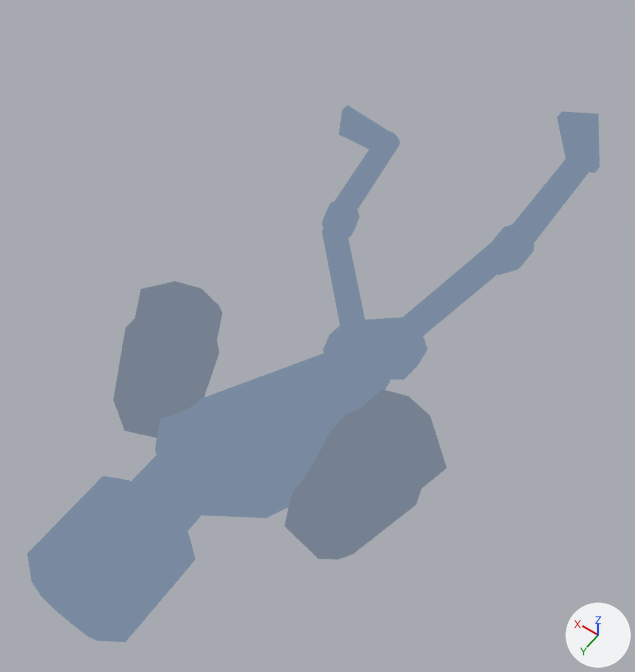
A saved change to the Blender file .sprite_gen/sprite_gen/units/player/player.blend.
Both versions are drawn from a 50 mm lens placed at (-3.04, 8.42, 8.04), pointed at (0.14, 3.95, 1.02). Lighting does not change. The marker at lower right points along +X, +Y and +Z. The first picture is the older version.

Script lines for the objects in view, before the commit:
```python
ob_left_shoulder = bpy.data.objects.new('left shoulder', me_cube_012)
ob_left_shoulder.location = (1.32, 4.94, 0.8)
ob_left_shoulder.rotation_euler = (-1.85, -1.021, 2.261)  # degrees (-106, -58, 130)
ob_right_knee = bpy.data.objects.new('right knee', me_cube)
ob_right_knee.location = (-0.84, 1.65, 0.93)
ob_right_knee.rotation_euler = (-0.435, -0.314, 0.0)  # degrees (-25, -18, 0)
ob_right_shoulder = bpy.data.objects.new('right shoulder', me_cube_012)
ob_right_shoulder.location = (-1.11, 4.96, 0.94)
ob_right_shoulder.rotation_euler = (2.318, -3.874, 8.418)  # degrees (133, -222, 122)
ob_right_shoulder.scale = (-1.0, 1.0, 1.0)
ob_torso = bpy.data.objects.new('torso', me_cube_001)
ob_torso.location = (0.06, 4.88, 0.56)
ob_torso.rotation_euler = (0.719, -0.843, -0.579)  # degrees (41, -48, -33)
# also in view: 'right shin' at (-0.85, 0.73, 0.94); 'right foot' at (-0.75, -0.14, 1.19); 'hips' at (0.05, 2.95, -0.21); 'left foot' at (2.2, -0.05, 0.04); 'left shin' at (1.7, 0.65, -0.04)
```
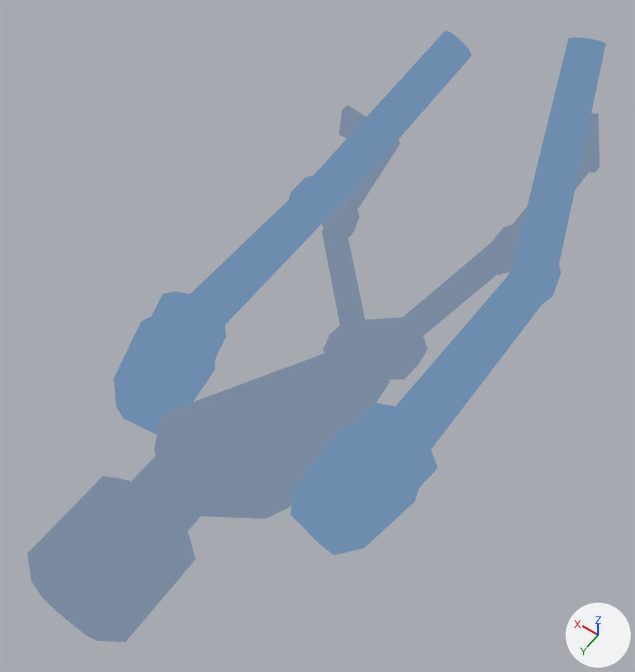
Diff of the bpy script that builds the scene:
```diff
--- a/.sprite_gen/sprite_gen/units/player/player.blend.py
+++ b/.sprite_gen/sprite_gen/units/player/player.blend.py
@@ mat_base_001 @@
 n1 = _N.new('ShaderNodeHueSaturation'); n1.name = 'Hue/Saturation/Value'
 n1.inputs[0].default_value = 0.55  # 'Hue'
-n1.inputs[1].default_value = 0.4  # 'Saturation'
-n1.inputs[2].default_value = 0.4  # 'Value'
+n1.inputs[1].default_value = 0.7  # 'Saturation'
+n1.inputs[2].default_value = 0.6  # 'Value'
 n2 = _N.new('ShaderNodeValToRGB'); n2.name = 'Color Ramp'
@@ me_cube_012 @@
 # used by ob_left_shoulder; location = (1.32, 4.94, 0.8); rotation_euler = (-1.85, -1.021, 2.261), in degrees (-106, -58, 130)
-me_cube_012.from_pydata(...)  # 40 vertices, 42 faces; spans x -0.57..0.56, y -0.77..0.8, z -0.45..0.46
+me_cube_012.from_pydata(...)  # 40 vertices, 42 faces; spans x -0.51..0.49, y -0.68..0.71, z -0.4..0.4
+# me_cube_012 part 1: the whole mesh is scaled about its middle by 0.881
 me_cube_012.materials.append(mat_base_001)
@@ ob_torso @@
 ob_torso = bpy.data.objects.new('torso', me_cube_001)
-ob_torso.location = (0.06, 4.88, 0.56)
+ob_torso.location = (0.06, 4.89, 0.56)
 ob_torso.rotation_euler = (0.719, -0.843, -0.579)  # degrees (41, -48, -33)
@@ ob_left_shoulder @@
 ob_left_shoulder = bpy.data.objects.new('left shoulder', me_cube_012)
-ob_left_shoulder.location = (1.32, 4.94, 0.8)
-ob_left_shoulder.rotation_euler = (-1.85, -1.021, 2.261)  # degrees (-106, -58, 130)
+ob_left_shoulder.location = (1.3, 4.93, 0.8)
+ob_left_shoulder.rotation_euler = (-2.205, -1.221, 2.391)  # degrees (-126, -70, 137)
@@ ob_right_shoulder @@
 ob_right_shoulder = bpy.data.objects.new('right shoulder', me_cube_012)
-ob_right_shoulder.location = (-1.11, 4.96, 0.94)
-ob_right_shoulder.rotation_euler = (2.318, -3.874, 8.418)  # degrees (133, -222, 122)
+ob_right_shoulder.location = (-1.11, 4.97, 0.94)
+ob_right_shoulder.rotation_euler = (1.509, -4.364, 7.576)  # degrees (86, -250, 74)
 ob_right_shoulder.scale = (-1.0, 1.0, 1.0)
@@ ob_left_arm_002 @@
+ob_left_arm_002 = bpy.data.objects.new('left arm.002', me_cylinder_004)  # 64 vertices, 34 faces; spans x -0.25..0.25, y -1.03..1.03, z -0.25..0.25
+ob_left_arm_002.location = (1.22, 3.82, 1.11)
+ob_left_arm_002.rotation_euler = (-7.127, -1.077, 0.563)  # degrees (312, -62, 32)
@@ ob_left_elbow_001 @@
+ob_left_elbow_001 = bpy.data.objects.new('left elbow.001', me_cube_003)  # 24 vertices, 26 faces; spans x -0.216..0.216, y -0.31..0.31, z -0.216..0.216
+ob_left_elbow_001.location = (0.99, 2.86, 1.57)
+ob_left_elbow_001.rotation_euler = (-1.114, -0.659, 0.268)  # degrees (-64, -38, 15)
@@ ob_left_forearm_002 @@
+ob_left_forearm_002 = bpy.data.objects.new('left forearm.002', me_cylinder_003)  # 64 vertices, 34 faces; spans x -0.21..0.21, y -1.03..1.03, z -0.21..0.21
+ob_left_forearm_002.location = (0.48, 2.3, 2.46)
+ob_left_forearm_002.rotation_euler = (-7.753, -0.653, 0.666)  # degrees (276, -37, 38)
@@ ob_left_arm_001 @@
+ob_left_arm_001 = bpy.data.objects.new('left arm.001', me_cylinder_004.copy())
+ob_left_arm_001.location = (-1.33, 3.62, 1.35)
+ob_left_arm_001.rotation_euler = (-6.561, -0.226, -0.042)  # degrees (344, -13, -2.4)
@@ ob_left_elbow @@
+ob_left_elbow = bpy.data.objects.new('left elbow', me_cube_003.copy())
+ob_left_elbow.location = (-1.44, 2.6, 1.7)
+ob_left_elbow.rotation_euler = (-0.779, 0.23, -0.0338)  # degrees (-45, 13, -1.9)
@@ ob_left_forearm_001 @@
+ob_left_forearm_001 = bpy.data.objects.new('left forearm.001', me_cylinder_003.copy())
+ob_left_forearm_001.location = (-1.16, 1.84, 2.56)
+ob_left_forearm_001.rotation_euler = (-7.128, 0.0888, 0.251)  # degrees (312, 5.1, 14)
```

What differs and where, as boxes [x1, y1, x2, y2] in the pictures (635 x 672 px; the box of a moved part takes in the faces that stretch with it):
'torso', moved
    before: [155, 348, 390, 518]
    after: [154, 348, 390, 519]
'right shoulder', surface changed, mesh rescaled, moved, turned
    before: [285, 389, 447, 560]
    after: [291, 403, 438, 555]
'left shoulder', surface changed, mesh rescaled, moved, turned
    before: [113, 281, 222, 438]
    after: [114, 291, 226, 434]
'left forearm.001', added (blue)
    after: [515, 37, 606, 266]
'left arm.001', added (blue)
    after: [396, 273, 544, 450]
'left forearm.002', added (blue)
    after: [311, 31, 471, 209]
'left arm.002', added (blue)
    after: [191, 200, 324, 325]
'left elbow', added (blue)
    after: [508, 258, 561, 304]
'left elbow.001', added (blue)
    after: [289, 176, 335, 222]
part 1 of me_cube_012, moved or reshaped
    before: [113, 281, 447, 560]
    after: [114, 291, 438, 555]
'right shin', unchanged, covered by the edit
    before: [512, 154, 590, 242]
    after: [512, 156, 590, 225]
'right foot', unchanged, covered by the edit
    before: [557, 112, 600, 173]
    after: [582, 113, 600, 173]
